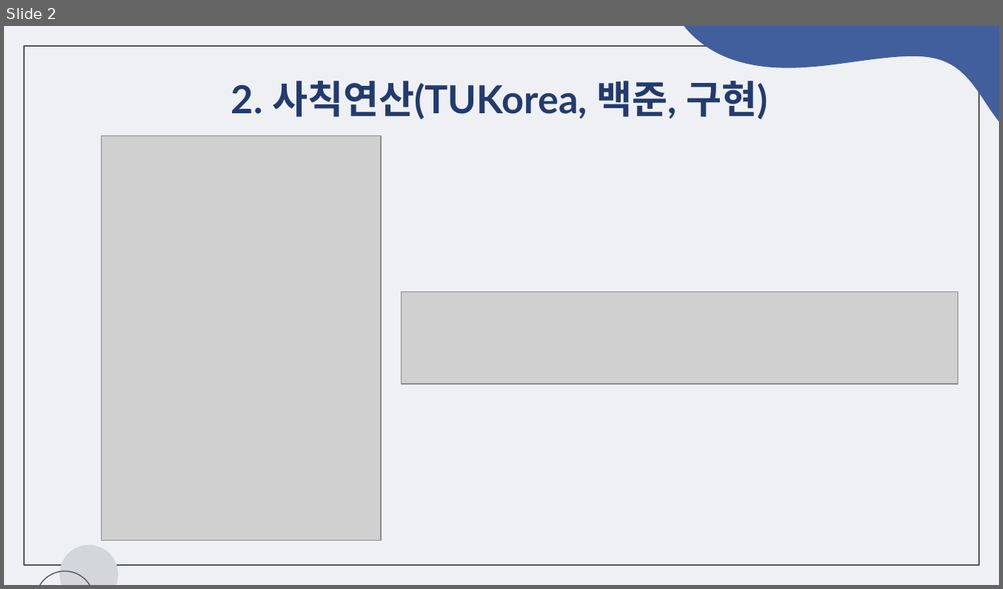
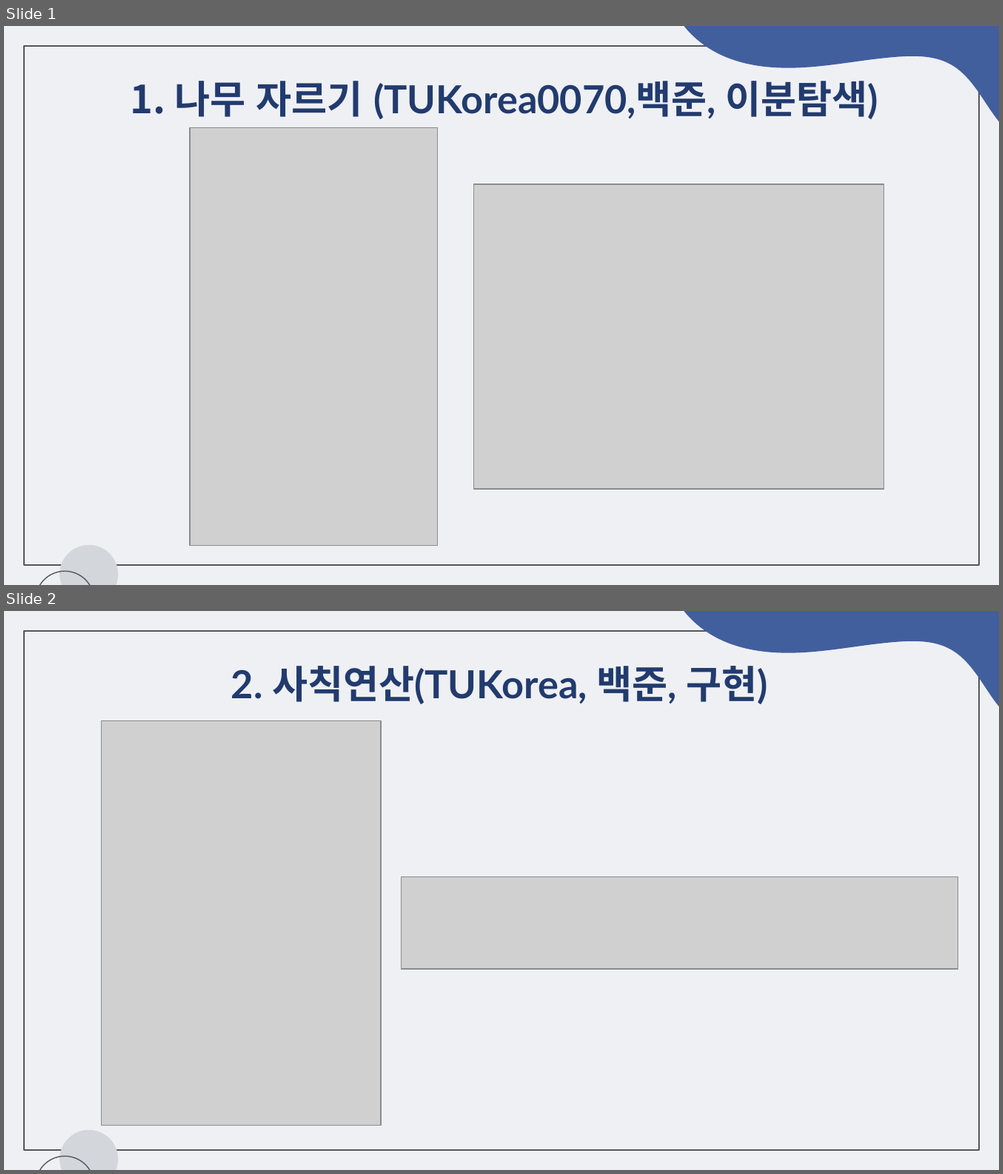
Before and after one commit to chaeeun-dev/CodingTest, a slide deck: 문제해결프로그래밍_숙제/제출용/숙제5_2022182035.pptx. Shown one above the other, each under a label of ours: slide 2 before the commit, slides 1 and 2 after it. The pictures are 1003x589 and 1003x1174 pixels, drawn with LibreOffice and Linux fonts; fonts in the diff are those of the drawing; grey boxes stand for pictures. Boxes give left, top, right and bottom in pixels: in the first picture for what was removed or moved away, otherwise in the second. Text is boxed around its words. In the diff, an @@ line names an element or a change of style, - is before the commit and + after.

```diff
--- a/문제해결프로그래밍_숙제/제출용/숙제5_2022182035.pptx
+++ b/문제해결프로그래밍_숙제/제출용/숙제5_2022182035.pptx
@@ slide 1 added at [4, 26, 999, 585], background #EFF0F4; not listed: 4 template elements that a slide beside it also shows @@
@@ title added at [174, 81, 878, 119], 28 pt, text #223B6E, bold @@
+1. 나무 자르기 (TUKorea0070,백준, 이분탐색)
@@ picture added at [190, 127, 438, 546] @@
@@ picture added at [473, 184, 883, 489] @@
```
Also in this commit, not shown: 1 slide changed, 2 other slides added, 3 slides removed, 1 other file.
